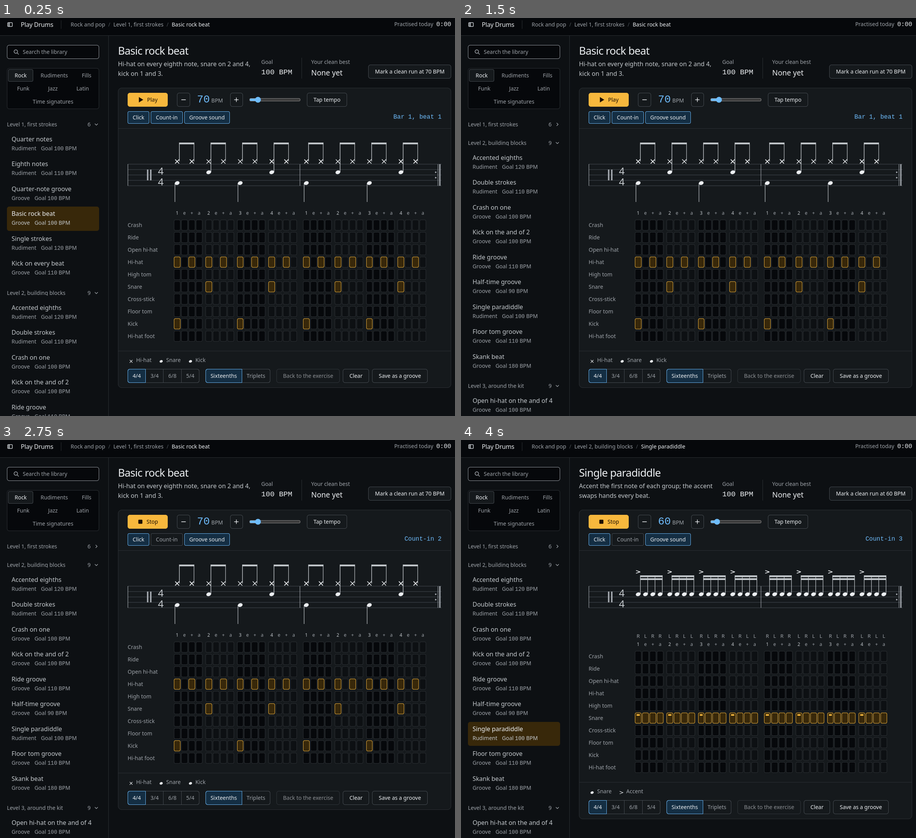
Above: before the commit, frames 1-4 (two rows, left to right).
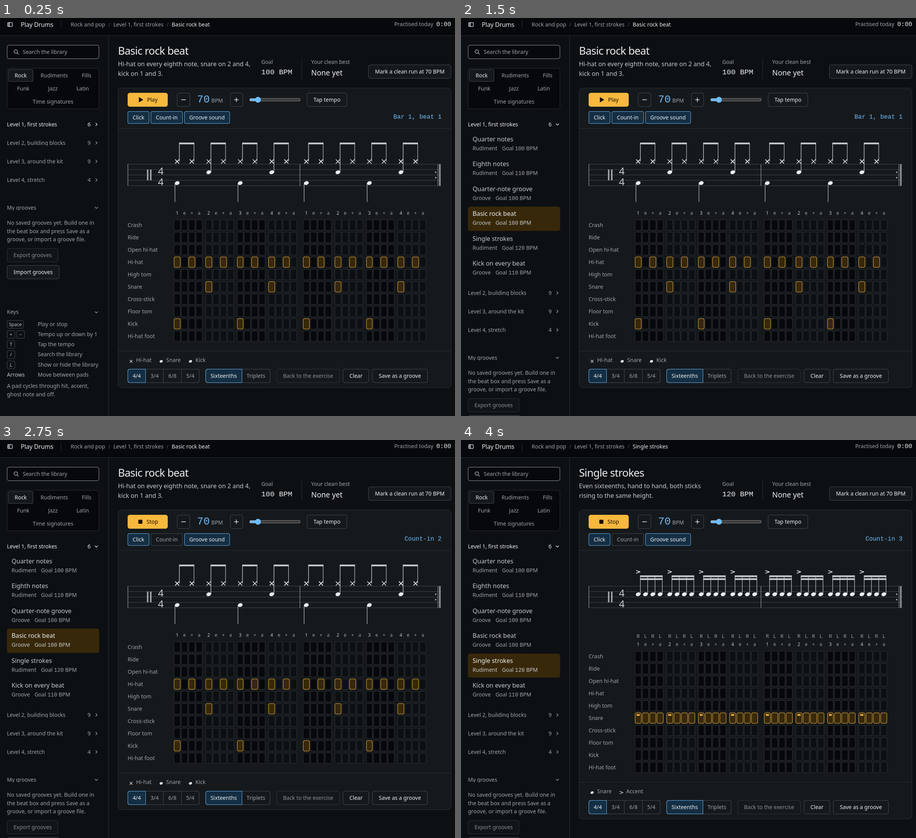
Above: after the commit, the same moments.

Repository: dcalderonv/play-drums
Game: browser game, page index.html
The game is run twice, just before and just after one commit, with the same random seed, the same clock (stepped at 60 frames per second) and the same inputs.
Inputs (mouse positions are in pixels of both pictures, inside the frame that each line leads up to):
- Up to frame 1 (0.25 s): no input
- Up to frame 2 (1.5 s): click (515, 53) at 0.27 s; type "Alex" at 0.27 s; click "Play Drums" at 0.52 s; click "Level 1, first strokes 6" at 0.77 s; tap C at 1.17 s; tap R at 1.37 s
- Up to frame 3 (2.75 s): tap one key every 0.2 s from 1.57 s: A N E Enter M O; click "Play" at 1.77 s; click "Count-in" at 2.02 s
- Up to frame 4 (4 s): tap one key every 0.2 s from 2.77 s: I S T Enter B U I; click "Single paradiddle Rudiment Go…" (after the commit: "Single strokes Rudiment Goal …") at 3.27 s

The runs differ from the first frame. In frame 1, 3.1% of the frame differs, in the area x 1-22%, y 26-100%; in frame 2, 3.2%; in frame 3, 3.2%; in frame 4, 4.9%, in the area x 1-95%, y 1-100%.

Commit message:
Start grooves with click and count-in off, and exercise levels folded
Saved grooves open with the click and count-in off and exercises with both on; each keeps its own settings once changed. Every exercise level starts folded and the ones you open are remembered; the level holding the current exercise is marked.

Co-Authored-By: Claude Opus 5.5 <noreply@anthropic.com>

Diff:
--- a/app.js
+++ b/app.js
@@ -362,11 +362,22 @@
     sticking: null,
     bpm: 80,
     playing: false,
-    opts: { click: true, countIn: true, groove: true },
+    opts: null,
   };
   const meter = () => METERS[state.meter];
   const beats = () => meter().beats;
   const sub = () => state.sub;
+
+  /* Playback settings are kept apart for exercises and saved grooves: exercises start with the click
+     and count-in on, grooves with both off, and each keeps whatever you change. */
+  const PLAYBACK = { exercise: { click: true, countIn: true, groove: true }, groove: { click: false, countIn: false, groove: true } };
+  const savedPlayback = store.get('playback', {});
+  const playback = Object.fromEntries(Object.entries(PLAYBACK).map(([k, d]) => [k, { ...d, ...(savedPlayback[k] || {}) }]));
+  function renderToggles() {
+    for (const [id, key] of Object.entries({ 'opt-click': 'click', 'opt-countin': 'countIn', 'opt-groove': 'groove' })) {
+      document.getElementById(id).setAttribute('aria-pressed', String(!!state.opts[key]));
+    }
+  }
   const total = () => state.grid * BARS;
   const setShape = (sh) => { state.meter = sh.meter; state.sub = sh.sub; state.grid = sh.grid; };
 
@@ -984,6 +995,8 @@
   /* ---------- Library ---------- */
   /* ---------- Library: folding, searching and sorting ---------- */
   const folds = store.get('folds', {});
+  // Exercise levels start folded; the ones you open are remembered. My grooves and Keys start open.
+  const openLevels = store.get('open-levels', {});
   let grooveSort = store.get('groove-sort', 'newest');
   let query = '';
   const CHEVRON = '<svg class="icon fold__icon" viewBox="0 0 16 16" width="14" height="14" aria-hidden="true"><path d="M4 6l4 4 4-4"/></svg>';
@@ -1009,10 +1022,11 @@
     tempo: (a, b) => a.bpm - b.bpm || a.name.localeCompare(b.name, undefined, { numeric: true }),
   };
 
-  const foldButton = (key, label, controls, count) => {
-    const open = !folds[key];
-    return `<button class="fold" type="button" data-fold="${key}" aria-expanded="${open}" aria-controls="${controls}"><span>${label}</span> <span class="fold__count">${count}</span>${CHEVRON}</button>`;
-  };
+  const isSection = (key) => key === 'grooves' || key === 'keys';
+  const isOpen = (key) => (isSection(key) ? !folds[key] : !!openLevels[key]);
+
+  // The level holding the exercise you are on is marked, so it can be found while folded.
+  const foldButton = (key, label, controls, count, current) => `<button class="fold${current ? ' is-current' : ''}" type="button" data-fold="${key}" aria-expanded="${isOpen(key)}" aria-controls="${controls}"><span>${label}</span> <span class="fold__count">${count}</span>${CHEVRON}</button>`;
 
   const exRow = (ex, extra) => {
     const best = bests[ex.id];
@@ -1043,8 +1057,8 @@
             const key = `${c.id}-${n + 1}`;
             return `
           <section class="library__group" aria-labelledby="unit-${key}">
-            <h2 id="unit-${key}">${foldButton(key, u.title, 'list-' + key, u.items.length)}</h2>
-            <ol class="ex-list" id="list-${key}"${folds[key] ? ' hidden' : ''}>${u.items.map((ex) => exRow(ex)).join('')}</ol>
+            <h2 id="unit-${key}">${foldButton(key, u.title, 'list-' + key, u.items.length, state.kind === 'exercise' && u.items.some((ex) => ex.id === state.item.id))}</h2>
+            <ol class="ex-list" id="list-${key}"${isOpen(key) ? '' : ' hidden'}>${u.items.map((ex) => exRow(ex)).join('')}</ol>
           </section>`;
           }).join('')}
         </div>`).join('');
@@ -1084,19 +1098,16 @@
 
   function toggleFold(key) {
     if (key === 'grooves' && query.trim()) return;
-    if (folds[key]) delete folds[key]; else folds[key] = true;
-    store.set('folds', folds);
+    if (isSection(key)) {
+      if (folds[key]) delete folds[key]; else folds[key] = true;
+      store.set('folds', folds);
+    } else {
+      if (openLevels[key]) delete openLevels[key]; else openLevels[key] = true;
+      store.set('open-levels', openLevels);
+    }
     renderLibrary();
     const btn = document.querySelector(`.library [data-fold="${key}"]`);
     if (btn) btn.focus();
-  }
-
-  /* Opening an item from a search, a link or the back button opens the level it sits in. */
-  function unfoldCurrent() {
-    if (state.kind !== 'exercise') return;
-    const u = GROUPS.find((c) => c.id === state.item.collection).units.findIndex((x) => x.items.some((ex) => ex.id === state.item.id));
-    const key = `${state.item.collection}-${u + 1}`;
-    if (folds[key]) { delete folds[key]; store.set('folds', folds); }
   }
 
   const searchInput = $('#lib-search');
@@ -1415,10 +1426,10 @@
   /* ---------- Toggles and actions ---------- */
   const toggles = { 'opt-click': 'click', 'opt-countin': 'countIn', 'opt-groove': 'groove' };
   for (const [id, key] of Object.entries(toggles)) {
-    const el = document.getElementById(id);
-    el.addEventListener('click', () => {
+    document.getElementById(id).addEventListener('click', () => {
       state.opts[key] = !state.opts[key];
-      el.setAttribute('aria-pressed', String(state.opts[key]));
+      store.set('playback', playback);
+      renderToggles();
     });
   }
 
@@ -1500,11 +1511,12 @@
     if (!item) { kind = 'exercise'; item = EXERCISES.get('basic-rock'); }
     state.kind = kind;
     state.item = item;
+    state.opts = playback[kind];
+    renderToggles();
     setShape(shapeOf(item));
     state.pattern = normalize(item.pattern, state.grid);
     state.sticking = item.sticking || null;
     if (kind === 'exercise') state.view = item.collection;
-    unfoldCurrent();
     if (state.playing) { nextStep %= total(); queue = queue.filter((q) => q.count); shown = null; }
     setBpm(bpm || (kind === 'groove' ? item.bpm : item.start));
     renderHeader();
--- a/styles.css
+++ b/styles.css
@@ -144,7 +144,7 @@
   border: 0; background: none; color: inherit; font: inherit; text-align: left; cursor: pointer;
   transition: color var(--dur-short) var(--ease-out);
 }
-.fold:hover { color: var(--color-ink); }
+.fold:hover, .fold.is-current { color: var(--color-ink); }
 .fold:active .fold__icon { translate: 0 1px; }
 .fold:focus-visible { outline: 2px solid var(--color-focus); outline-offset: 2px; border-radius: 4px; }
 .fold__count { margin-left: auto; font-weight: 400; }
